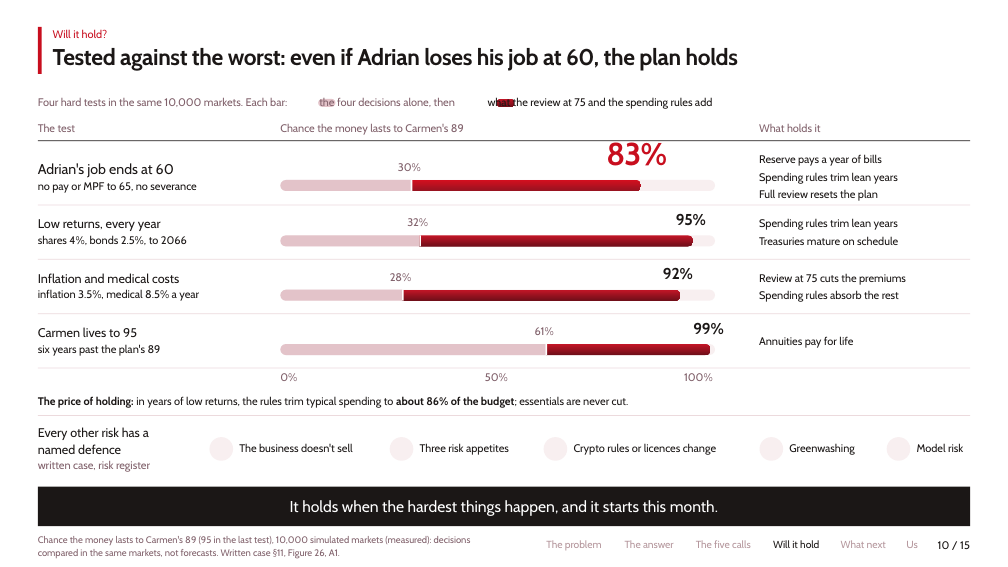
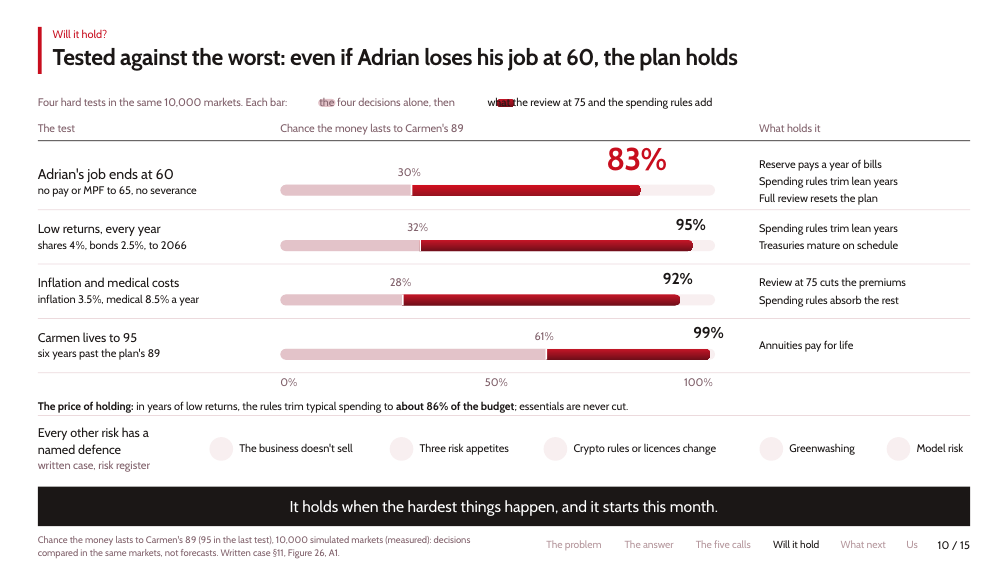
Before and after one commit to Peeradonn/finplan, a slide deck: slide 10 of round2/Axis.pptx. Drawn at 1008x567 pixels with LibreOffice and Linux fonts; fonts in the diff are those of the drawing; background and template pictures are left out. Boxes give left, top, right and bottom in pixels: in the first picture for what was removed or moved away, otherwise in the second. Text is boxed around its words. In the diff, an @@ line names an element or a change of style, - is before the commit and + after.

```diff
--- a/round2/Axis.pptx
+++ b/round2/Axis.pptx
@@ 28 texts, 8 rectangles, 8 round same rects, 4 rounded rectangles moved together from (x1=38, y1=140, x2=970, y2=408) to (x1=38, y1=147, x2=970, y2=413) @@
```
Also in this commit, not shown: 2 other slides changed, 4 other files.
